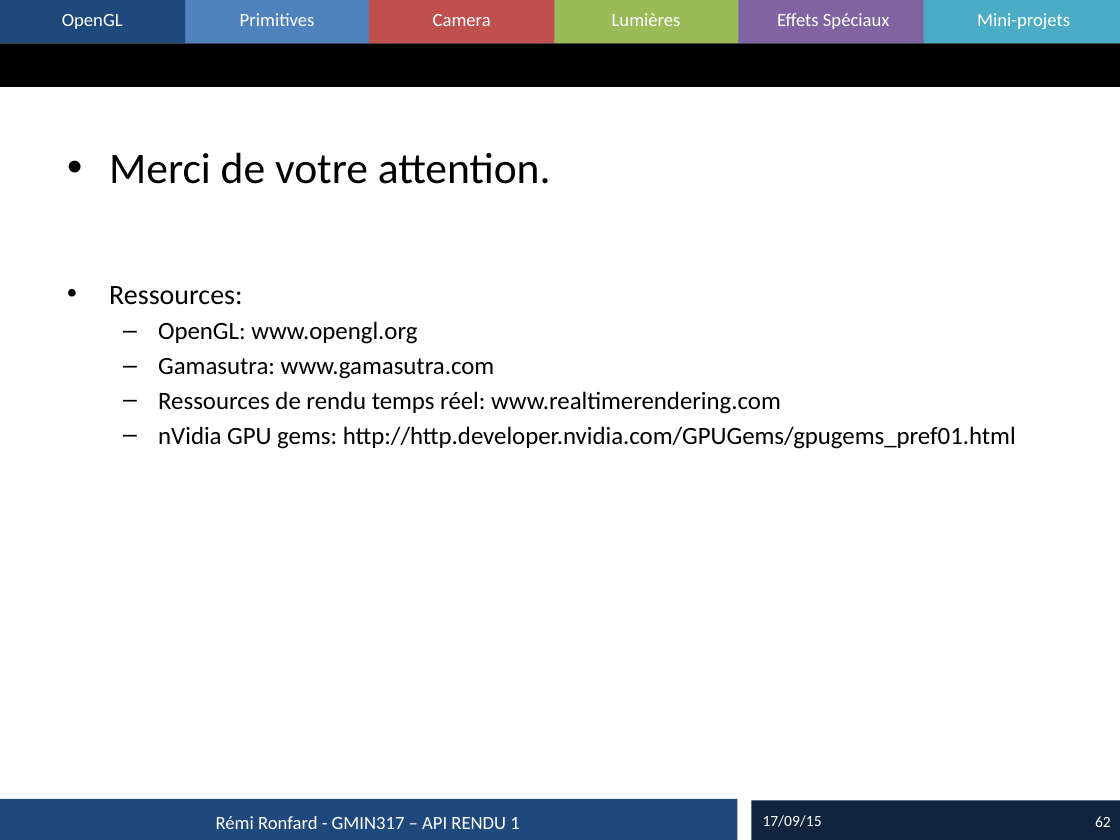
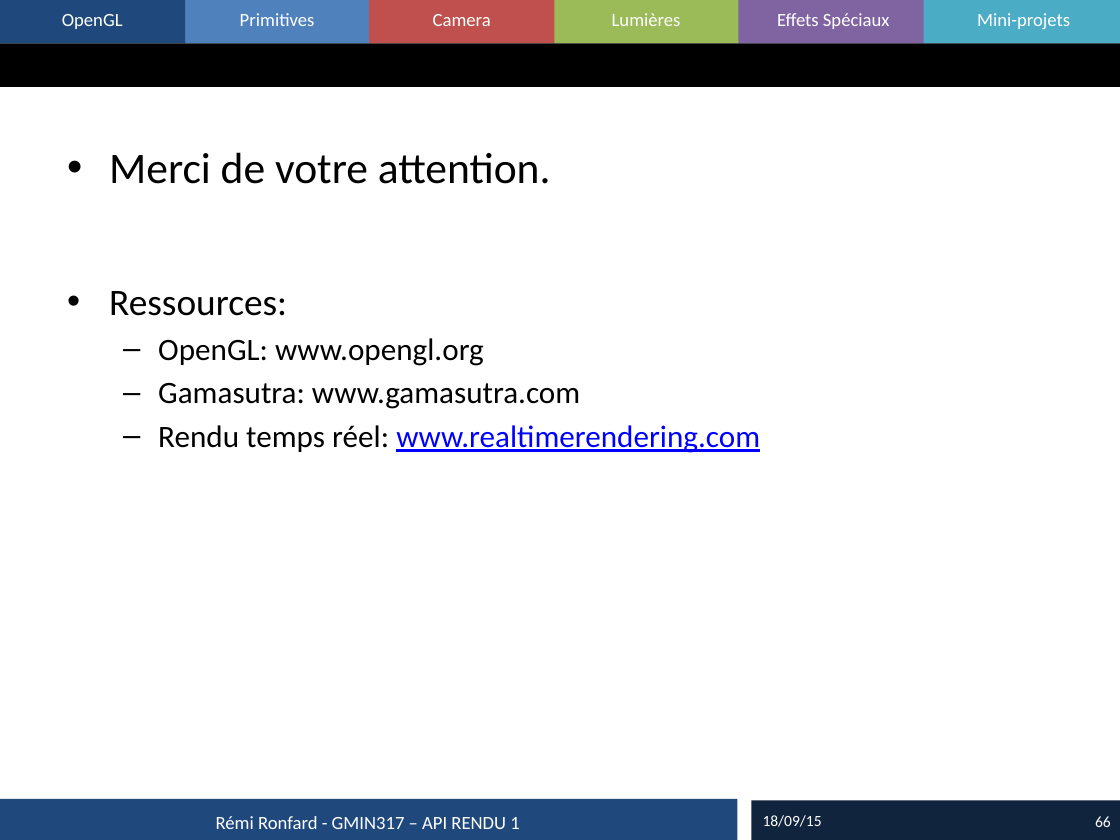
Before and after one commit to imagina-gmin317/imagina-gmin317-2015, a slide deck: slide 66 of cours/2015_01_Rendu.pptx (slide 62 before the commit). Drawn at 1120x840 pixels with LibreOffice and Linux fonts; fonts in the diff are those of the drawing. Boxes give left, top, right and bottom in pixels: in the first picture for what was removed or moved away, otherwise in the second. Text is boxed around its words. In the diff, an @@ line names an element or a change of style, - is before the commit and + after.

```diff
--- a/cours/2015_01_Rendu.pptx
+++ b/cours/2015_01_Rendu.pptx
@@ text at (109,291,580,409): size 18 to 24 pt in "Ressources:"; size 16 to 20 pt in "OpenGL: www.opengl.org", "Gamasutra: www.gamasutra.com"; more space between paragraphs @@
@@ text at (158,425,760,453): text changed; size 16 to 20 pt; text colour #000000 to #0000FF @@
-  – Ressources de rendu temps réel: www.realtimerendering.com
-  – nVidia GPU gems: http://http.developer.nvidia.com/GPUGems/gpugems_pref01.html
+  – Rendu temps réel: www.realtimerendering.com
@@ text at (763,815,822,827): text changed @@
-17/09/15
+18/09/15
@@ page number at (1095,816,1111,827): text changed @@
-62
+66
```
Also in this commit, not shown: 60 other slides changed, 4 slides added, 25 other files.
